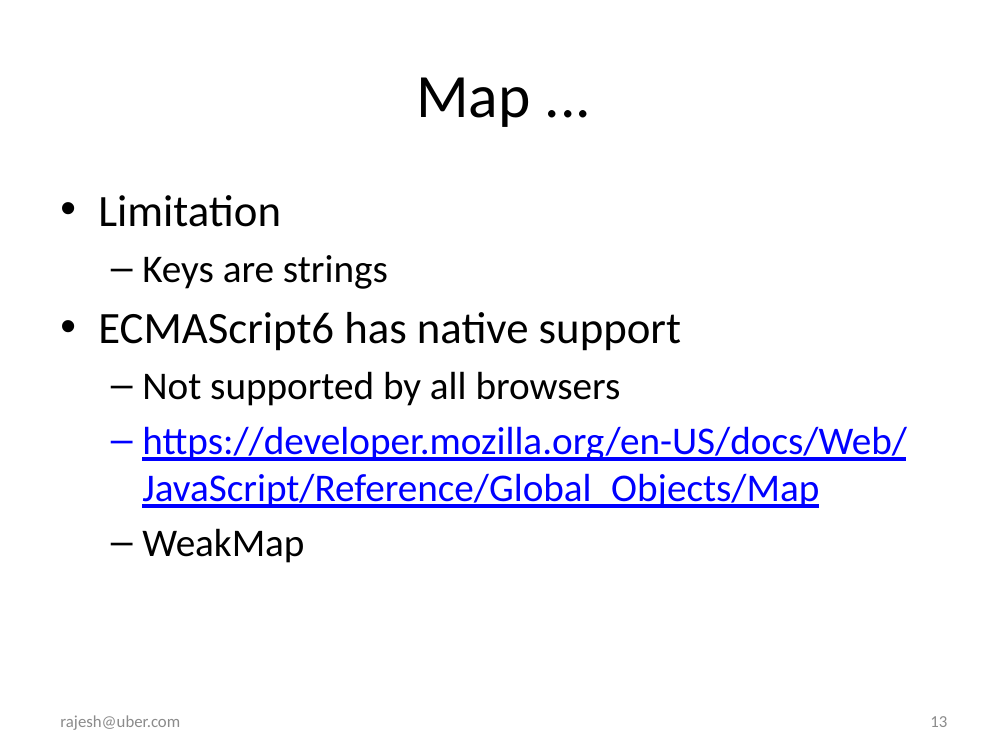
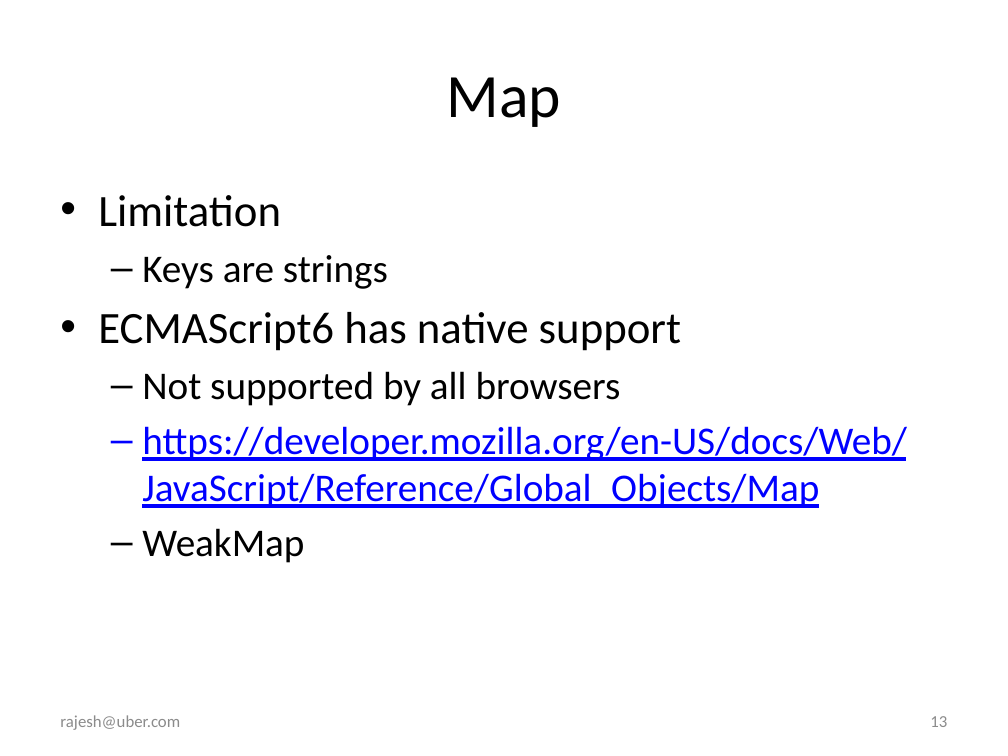
Before and after one commit to rajeshcs/jstalk, a slide deck: slide 13 of JavascriptDS.pptx. Drawn at 1008x756 pixels with LibreOffice and Linux fonts; fonts in the diff are those of the drawing. Boxes give left, top, right and bottom in pixels: in the first picture for what was removed or moved away, otherwise in the second. Text is boxed around its words. In the diff, an @@ line names an element or a change of style, - is before the commit and + after.

```diff
--- a/JavascriptDS.pptx
+++ b/JavascriptDS.pptx
@@ title at [447, 77, 561, 127]: text changed @@
-Map ...
+Map
```
Also in this commit, not shown: 3 other slides changed, 2 slides added.
